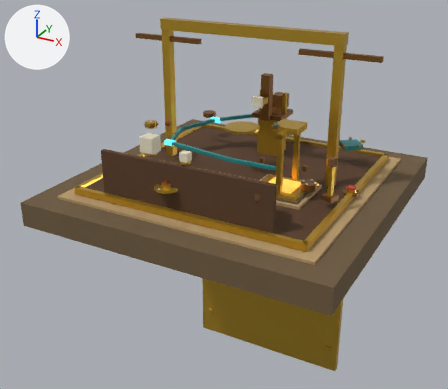
One commit to the glTF model godot/assets/props/observatory_platform.glb: the scene before it, then after it.
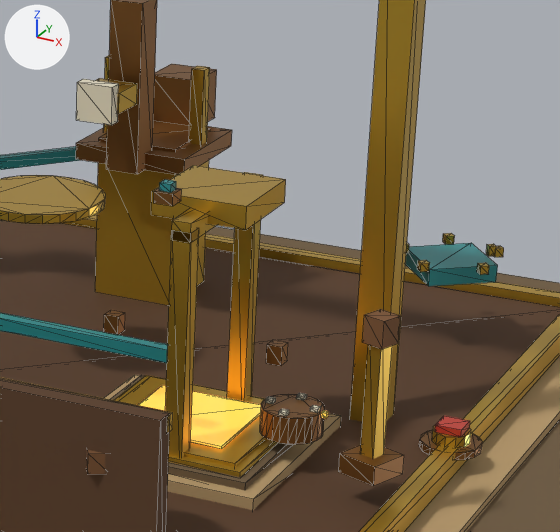
The first picture shows the older version from a 50 mm camera at (5.6, -10.96, 4.96) aimed at (-0.47, 0.07, -0.55). The close-ups show the older and then the newer version on the part from 52% to 85% of the width and 19% to 55% of the height of that picture. Only the edits that show in the close-ups are written down. Lighting does not change. The marker at upper left points along +X, +Y and +Z. The close-ups show mesh edges as thin lines. Where no turn or scale is listed for an object, it has been applied to the vertices.

The first close-up shows 'InscribeLever', 'InscriptionPlate', 'LayerDrum', 'Mold', 'Pipes', 'Platform', 'ResetButton', 'SigilSelector', 'TelescopeMount' and 2 more.
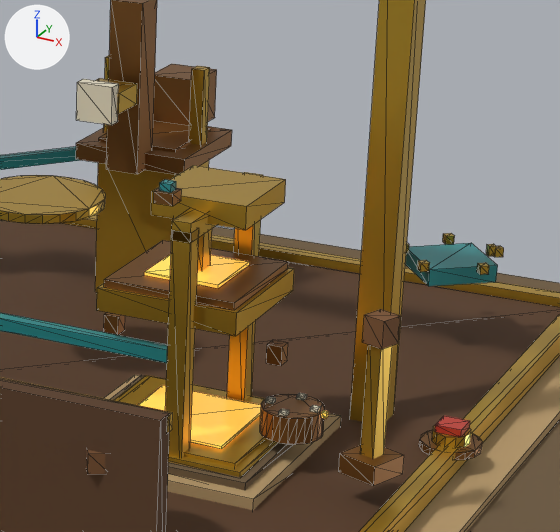
Changed parts and their boxes [x1, y1, x2, y2] in the close-ups (560 x 532 px):
'PressPlaten', added (brown): after [97, 229, 294, 336]

Diff of the bpy script that builds the scene:
```diff
--- a/godot/assets/props/observatory_platform.glb.py
+++ b/godot/assets/props/observatory_platform.glb.py
@@ me_pressplaten @@
+me_pressplaten.from_pydata(...)  # a box spanning x -0.375..0.375, y -0.375..0.375, z -0.06..0.06; a box spanning x -0.35..0.35, y -0.35..0.35, z 0.06..0.1; a box spanning x -0.2..0.2, y -0.2..0.2, z 0.1..0.12; a box spanning x -0.05..0.05, y -0.05..0.05, z 0.1..0.5
+me_pressplaten.materials.append(mat_palette_013)
@@ ob_pressplaten @@
+ob_pressplaten = bpy.data.objects.new('PressPlaten', me_pressplaten)
+ob_pressplaten.location = (1.2, -0.6, 0.95)
```
